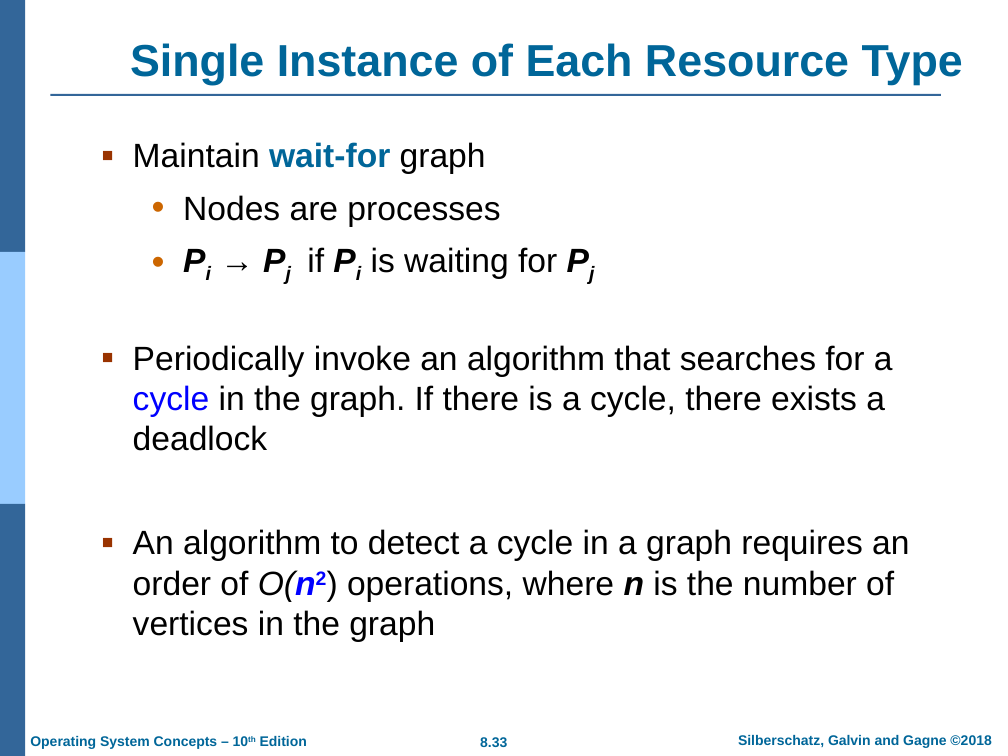
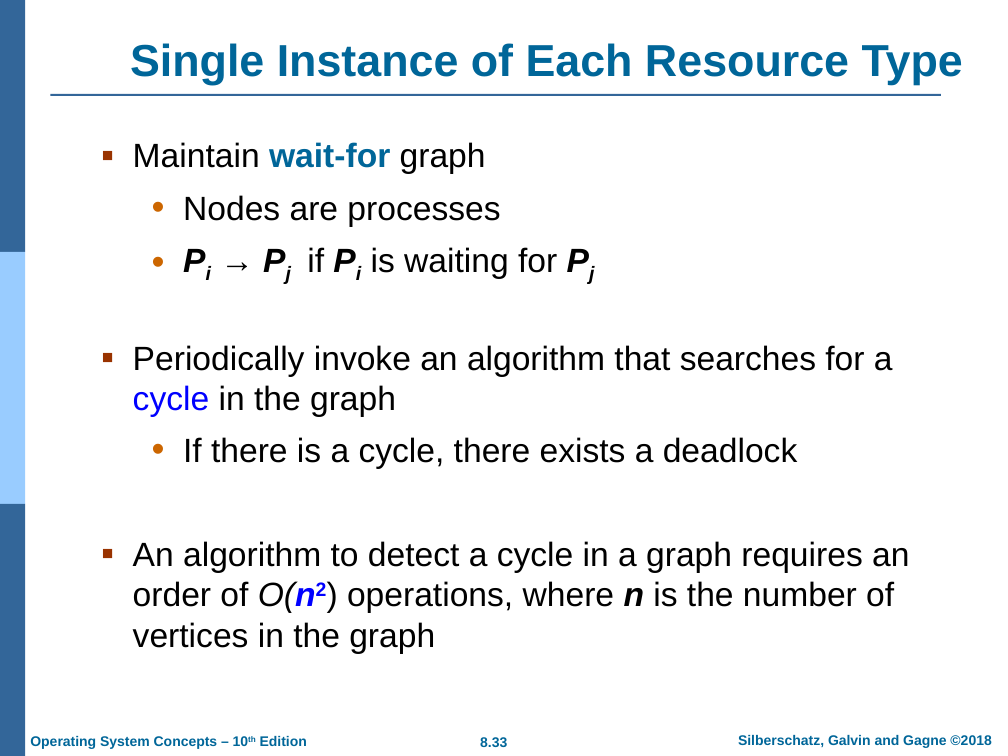
Before and after one commit to chriswjh/chriswjh.github.io, a slide deck: slide 33 of OSu/Chap08.pptx. Drawn at 1008x756 pixels with LibreOffice and Linux fonts; fonts in the diff are those of the drawing; background and template pictures are left out. Boxes give left, top, right and bottom in pixels: in the first picture for what was removed or moved away, otherwise in the second. Text is boxed around its words. In the diff, an @@ line names an element or a change of style, - is before the commit and + after.

```diff
--- a/OSu/Chap08.pptx
+++ b/OSu/Chap08.pptx
@@ text at <box>133,345,893,469</box>: text changed @@
-▪ Periodically invoke an algorithm that searches for a cycle in the graph. If there is a cycle, there exists a deadlock
+▪ Periodically invoke an algorithm that searches for a cycle in the graph
+  • If there is a cycle, there exists a deadlock
```
Also in this commit, not shown: 4 other slides changed, 1 other file.
